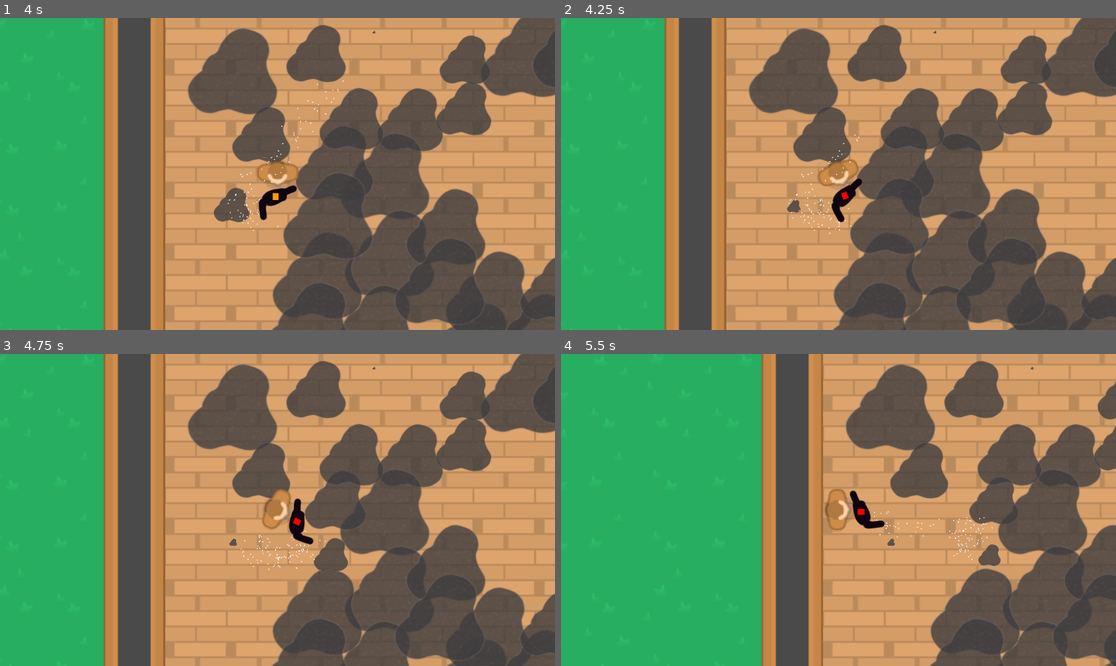
Above: before the commit, frames 1-4 (two rows, left to right).
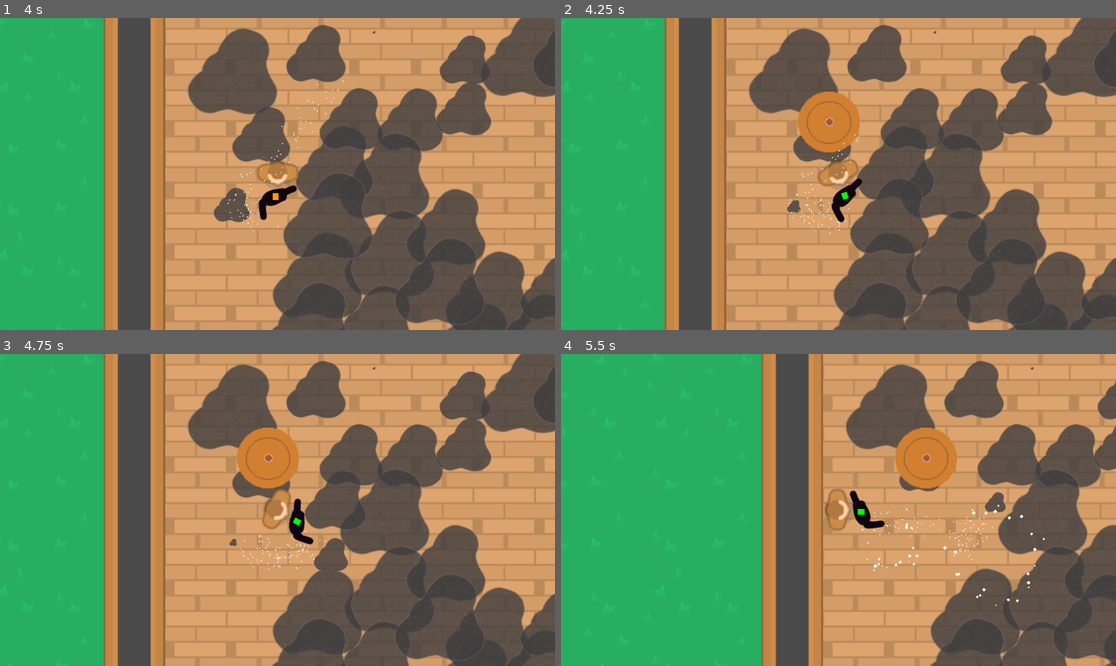
Above: after the commit, the same moments.

Repository: Laob/erase-the-dust
Game: Godot game, scene res://main.tscn
The game is run twice, just before and just after one commit, with the same random seed, the same clock (stepped at 60 frames per second) and the same inputs.
Inputs (mouse positions are in pixels of both pictures, inside the frame that each line leads up to):
- Up to frame 1 (4 s): tap Enter at 0.5 s; move the mouse to (399, 158) at 0.52 s; hold Right (ui_right) 0.53-1.28 s; hold E (leave_cleaner_bag, bound only after the commit) 0.53-1.28 s; move the mouse to (166, 189) at 1.27 s; hold Down (ui_down) 1.28-2.03 s; tap E (leave_cleaner_bag, bound only after the commit) at 1.35, 2.85 s; move the mouse to (333, 105) at 2.02 s; hold Right (ui_right) 2.03-2.78 s; hold E (leave_cleaner_bag, bound only after the commit) 2.03-2.78 s; move the mouse to (249, 236) at 2.77 s; hold Up (ui_up) 2.78-3.53 s; move the mouse to (444, 220) at 3.52 s; hold Left (ui_left) from 3.53 s (still down); hold E (leave_cleaner_bag, bound only after the commit) from 3.53 s (still down)
- Up to frame 2 (4.25 s): keep holding Left (ui_left); keep holding E (leave_cleaner_bag, bound only after the commit)
- Up to frame 3 (4.75 s): keep holding Left (ui_left); move the mouse to (111, 463) at 4.27 s; release E (leave_cleaner_bag, bound only after the commit) at 4.28 s; tap E (leave_cleaner_bag, bound only after the commit) at 4.35 s
- Up to frame 4 (5.5 s): move the mouse to (866, 510) at 5.02 s; release Left (ui_left) at 5.03 s; hold Down (ui_down) from 5.03 s (still down); hold E (leave_cleaner_bag, bound only after the commit) from 5.03 s (still down)

Frame 1 is identical in both runs. In frame 2, 1.8% of the frame differs, in the area x 42-54%, y 23-59%; in frame 3, 1.8%; in frame 4, 3.2%, in the area x 53-88%, y 23-81%.

Commit message:
added cleaner bags

Diff:
--- /dev/null
+++ b/components/bag/cleaner-bag.tscn
@@ -0,0 +1,17 @@
+[gd_scene load_steps=3 format=3 uid="uid://f1a64r8ubmc"]
+
+[ext_resource type="Texture2D" uid="uid://db7nuqmh6oyeo" path="res://assets/lukas/cleaner-bag.png" id="1_u3kry"]
+
+[sub_resource type="RectangleShape2D" id="RectangleShape2D_m3vf4"]
+size = Vector2(44, 40)
+
+[node name="Cleaner-Bag" type="RigidBody2D"]
+collision_layer = 8
+collision_mask = 12
+
+[node name="Sprite2D" type="Sprite2D" parent="."]
+texture = ExtResource("1_u3kry")
+
+[node name="CollisionShape2D" type="CollisionShape2D" parent="."]
+position = Vector2(-1, 1)
+shape = SubResource("RectangleShape2D_m3vf4")
--- a/components/vacuum/vacuum.gd
+++ b/components/vacuum/vacuum.gd
@@ -4,8 +4,10 @@
 const ORANGE_THRESHOLD = 80
 
 const FILL_INC = 0.25
+
+signal cleaner_bag_leaved
+
 @onready var collection_area = $Collection
-
 
 @export var max_fill_level = 100
 var current_fill_level = 0
@@ -24,7 +26,17 @@
 			area.clean(delta)
 			current_fill_level += FILL_INC
 			update_fill_rect()
+	if Input.is_action_pressed("leave_cleaner_bag") and current_fill_level > ORANGE_THRESHOLD:
+		leave_cleaner_bag()
 
+# leave cleaner bag on floor and reset fill level
+func leave_cleaner_bag():
+	print(global_rotation)
+	# the distance where the bag shall spawn
+	var distance = 80
+	cleaner_bag_leaved.emit(global_position - Vector2.RIGHT.rotated(global_rotation) * distance)
+	current_fill_level = 0
+	update_fill_rect()
 
 func update_fill_rect():
 	if current_fill_level < GREEN_THRESHOLD:
--- /dev/null
+++ b/main.gd
@@ -0,0 +1,10 @@
+extends Node2D
+var cleaner_bag_scene = load("res://components/bag/cleaner-bag.tscn")
+
+
+# leaves a cleaner_bag in the level when triggered
+func _on_vacuum_cleaner_bag_leaved(position:Vector2) -> void:
+	var level_scene = find_child("Level1")
+	var cleaner_bag = cleaner_bag_scene.instantiate()
+	cleaner_bag.position = position
+	level_scene.add_child(cleaner_bag)
--- a/main.tscn
+++ b/main.tscn
@@ -1,10 +1,12 @@
-[gd_scene load_steps=4 format=3 uid="uid://sfle7ki2fyjg"]
+[gd_scene load_steps=5 format=3 uid="uid://sfle7ki2fyjg"]
 
+[ext_resource type="Script" path="res://main.gd" id="1_1xfpl"]
 [ext_resource type="PackedScene" uid="uid://dfd6e1cxpumbx" path="res://player/player.tscn" id="1_4ddsm"]
 [ext_resource type="PackedScene" uid="uid://xj38ilcp2t11" path="res://levels/level1/level1.tscn" id="1_45uxq"]
 [ext_resource type="PackedScene" uid="uid://b0le1xdxjppse" path="res://components/vacuum/vacuum.tscn" id="3_25hpb"]
 
 [node name="main" type="Node2D"]
+script = ExtResource("1_1xfpl")
 
 [node name="Level1" parent="." instance=ExtResource("1_45uxq")]
 
@@ -13,3 +15,5 @@
 
 [node name="Vacuum" parent="Player" instance=ExtResource("3_25hpb")]
 position = Vector2(26, 6)
+
+[connection signal="cleaner_bag_leaved" from="Player/Vacuum" to="." method="_on_vacuum_cleaner_bag_leaved"]
--- a/project.godot
+++ b/project.godot
@@ -49,6 +49,11 @@
 , Object(InputEventKey,"resource_local_to_scene":false,"resource_name":"","device":-1,"window_id":0,"alt_pressed":false …(183 unchanged characters)…
 ]
 }
+leave_cleaner_bag={
+"deadzone": 0.5,
+"events": [Object(InputEventKey,"resource_local_to_scene":false,"resource_name":"","device":-1,"window_id":0,"alt_pressed":false,"shift_pressed":false,"ctrl_pressed":false,"meta_pressed":false,"pressed":false,"keycode":0,"physical_keycode":69,"key_label":0,"unicode":101,"location":0,"echo":false,"script":null)
+]
+}
 
 [layer_names]
 
Binary file added: assets/lukas/cleaner-bag.png
